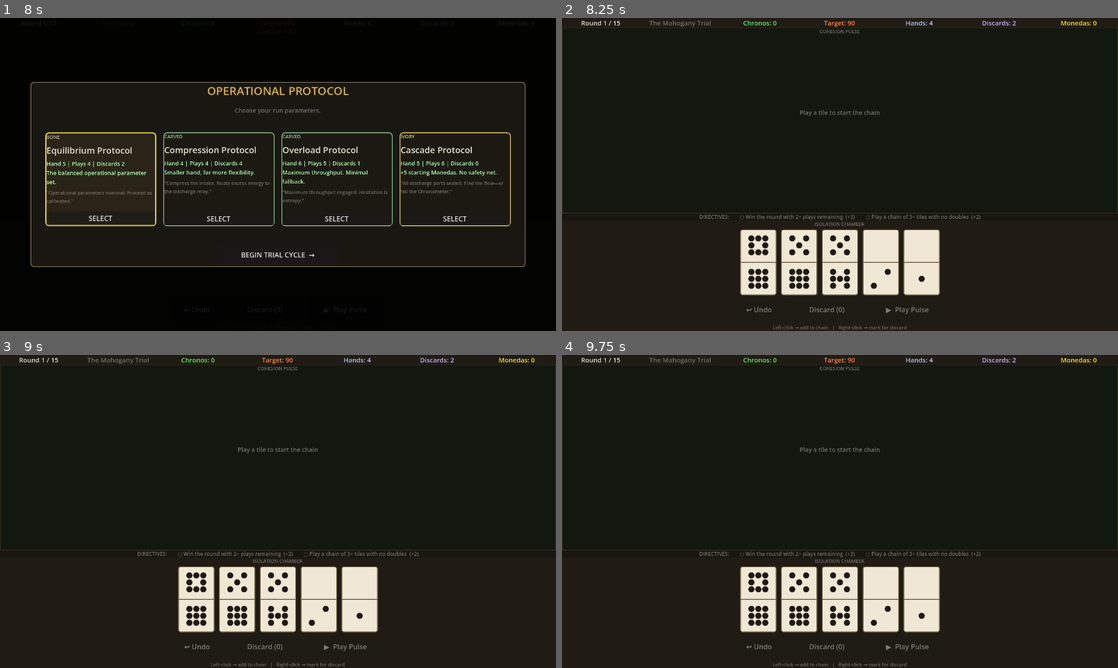
Above: before the commit, frames 1-4 (two rows, left to right).
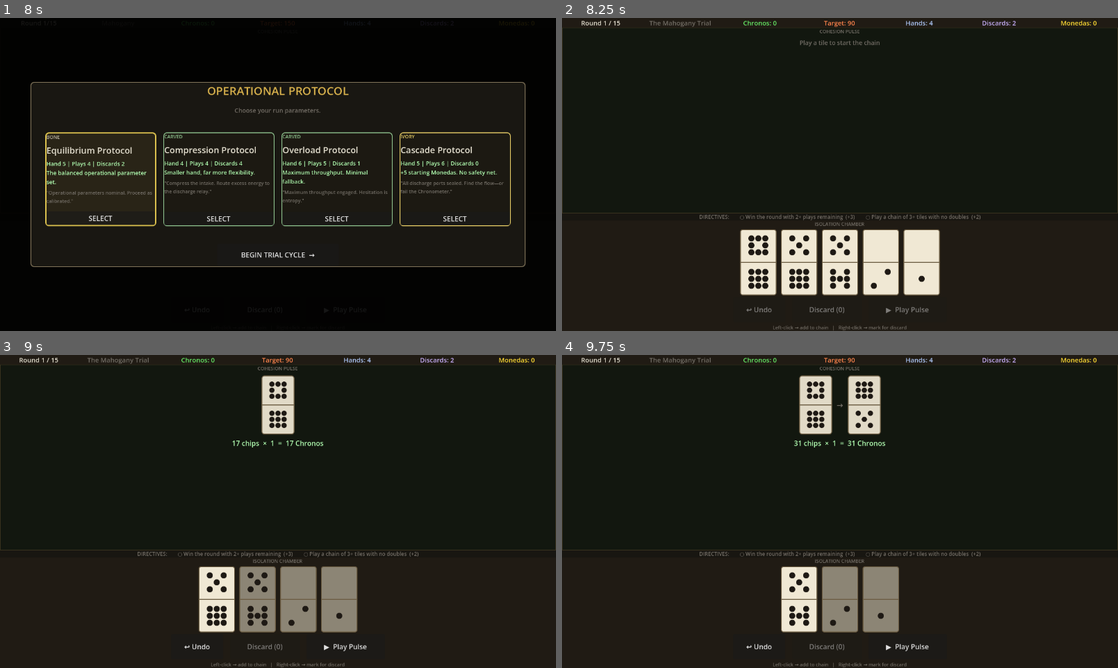
Above: after the commit, the same moments.

Repository: miguelgdoval/domination-godot
Game: Godot game, scene res://scenes/main.tscn
The game is run twice, just before and just after one commit, with the same random seed, the same clock (stepped at 60 frames per second) and the same inputs.
Inputs (mouse positions are in pixels of both pictures, inside the frame that each line leads up to):
- Up to frame 1 (8 s): click "▶ Play Pulse" at 0.5 s; click "▶ Play Pulse" at 1.25 s; click "↩ Undo" at 2 s; click "Discard (0)" at 2.75 s; click "INITIATE TRIAL CYCLE →" at 3.5 s; click "SELECT" at 4.25 s; click "SELECT" at 5 s; click "SELECT" at 5.75 s; click "SELECT" at 6.5 s; click "LOCK IN CORE →" at 7.25 s
- Up to frame 2 (8.25 s): click "BEGIN TRIAL CYCLE →" at 8 s
- Up to frame 3 (9 s): click (194, 599) at 8.77 s
- Up to frame 4 (9.75 s): click (778, 599) at 9.52 s

Frame 1 is identical in both runs. In frame 2, 0.2% of the frame differs, in the area x 42-58%, y 7-32%; in frame 3, 7.8%, in the area x 32-68%, y 6-95%; in frame 4, 7.4%.

Commit message:
Fix chain tile orientation + hand tile click-through
Chain tiles:
- Changed from landscape (104×68) to portrait (76×136), same height as hand
  tiles, so table and hand share a visual rhythm
- Slightly dimmed background to distinguish played tiles from active hand
- Chain container set to SIZE_SHRINK_CENTER vertically so tiles sit at their
  natural height rather than stretching to fill the whole table

Click fix:
- Add _ignore_mouse() recursive helper that sets MOUSE_FILTER_IGNORE on a
  node and all its Control descendants
- Call it on the VBoxContainer inside every hand tile Button — pip display
  nodes (CenterContainer, GridContainer, PanelContainer dots, Labels) no
  longer swallow click events before they reach the Button

Co-Authored-By: Claude Sonnet 4.6 <noreply@anthropic.com>

Diff:
--- a/scenes/main.gd
+++ b/scenes/main.gd
@@ -713,6 +713,9 @@
 	bot.size_flags_vertical = Control.SIZE_EXPAND_FILL
 	vbox.add_child(bot)
 
+	# All children must be transparent to mouse so the Button receives clicks
+	_ignore_mouse(vbox)
+
 	btn.pressed.connect(_on_tile_left_click.bind(index))
 	btn.gui_input.connect(func(ev: InputEvent) -> void:
 		if ev is InputEventMouseButton:
@@ -724,26 +727,27 @@
 
 func _build_chain_tile(disp_left: int, disp_right: int) -> Control:
 	var panel := PanelContainer.new()
-	panel.custom_minimum_size = Vector2(104, 68)
+	panel.custom_minimum_size = Vector2(76, 136)   # portrait, same height as hand tile
 	var style := StyleBoxFlat.new()
-	style.bg_color     = C_TILE_FACE
+	style.bg_color     = C_TILE_FACE.darkened(0.06)  # slightly dimmer than active hand tiles
 	style.border_color = C_TILE_BORDER
 	style.set_border_width_all(2)
 	style.set_corner_radius_all(6)
 	panel.add_theme_stylebox_override("panel", style)
 
-	var hbox := HBoxContainer.new()
-	hbox.set_anchors_and_offsets_preset(Control.PRESET_FULL_RECT)
-	hbox.add_theme_constant_override("separation", 0)
-	panel.add_child(hbox)
-
-	var ll := _make_pip_display(disp_left,  12, C_PIP_DOT)
-	ll.size_flags_horizontal = Control.SIZE_EXPAND_FILL
-	hbox.add_child(ll)
-	hbox.add_child(_make_tile_vsep())
-	var rl := _make_pip_display(disp_right, 12, C_PIP_DOT)
-	rl.size_flags_horizontal = Control.SIZE_EXPAND_FILL
-	hbox.add_child(rl)
+	var vbox := VBoxContainer.new()
+	vbox.set_anchors_and_offsets_preset(Control.PRESET_FULL_RECT)
+	vbox.add_theme_constant_override("separation", 0)
+	vbox.mouse_filter = Control.MOUSE_FILTER_IGNORE
+	panel.add_child(vbox)
+
+	var top := _make_pip_display(disp_left,  12, C_PIP_DOT)
+	top.size_flags_vertical = Control.SIZE_EXPAND_FILL
+	vbox.add_child(top)
+	vbox.add_child(_make_tile_hsep())
+	var bot := _make_pip_display(disp_right, 12, C_PIP_DOT)
+	bot.size_flags_vertical = Control.SIZE_EXPAND_FILL
+	vbox.add_child(bot)
 	return panel
 
 ## Build a pip-dot display for one half of a domino.
@@ -792,6 +796,14 @@
 	wrap.add_child(grid)
 	return wrap
 
+## Recursively set MOUSE_FILTER_IGNORE on a node and all its Control children,
+## so mouse events pass through to the parent Button unobstructed.
+func _ignore_mouse(node: Node) -> void:
+	if node is Control:
+		(node as Control).mouse_filter = Control.MOUSE_FILTER_IGNORE
+	for child in node.get_children():
+		_ignore_mouse(child)
+
 func _make_tile_hsep() -> Control:
 	var sep := ColorRect.new()
 	sep.color = C_TILE_DIVIDER
@@ -934,11 +946,11 @@
 	title.horizontal_alignment = HORIZONTAL_ALIGNMENT_CENTER
 	vbox.add_child(title)
 
-	# Chain tiles — centred, expands to take all vertical space
+	# Chain tiles — centred horizontally, shrinks vertically to tile height
 	_chain_container = HBoxContainer.new()
-	_chain_container.alignment           = BoxContainer.ALIGNMENT_CENTER
+	_chain_container.alignment             = BoxContainer.ALIGNMENT_CENTER
 	_chain_container.size_flags_horizontal = Control.SIZE_EXPAND_FILL
-	_chain_container.size_flags_vertical   = Control.SIZE_EXPAND_FILL
+	_chain_container.size_flags_vertical   = Control.SIZE_SHRINK_CENTER
 	_chain_container.add_theme_constant_override("separation", 10)
 	vbox.add_child(_chain_container)
 
